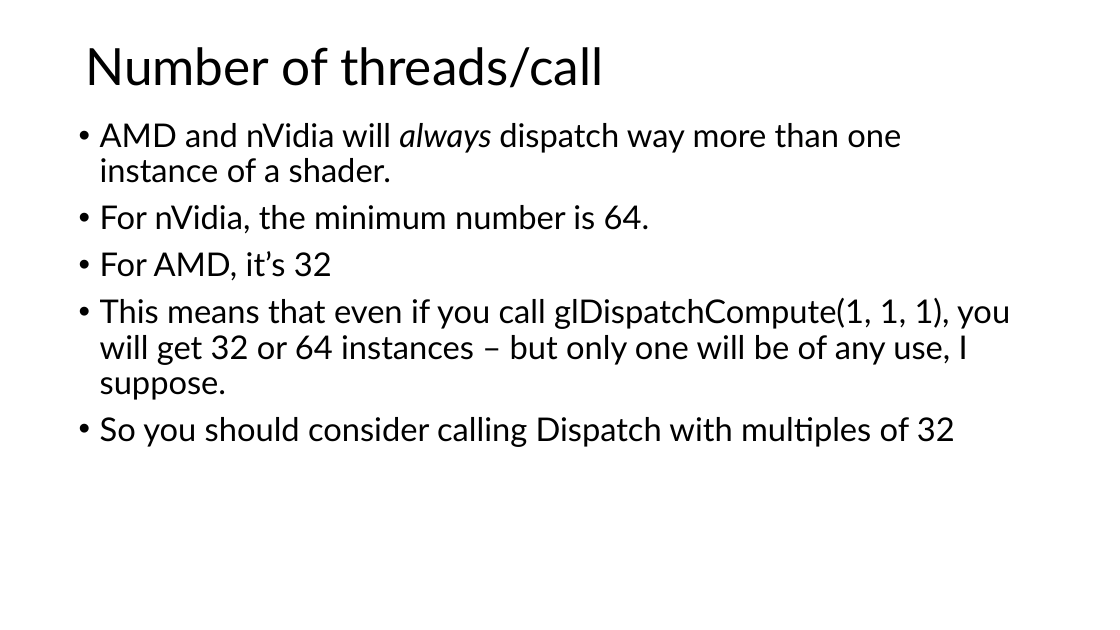
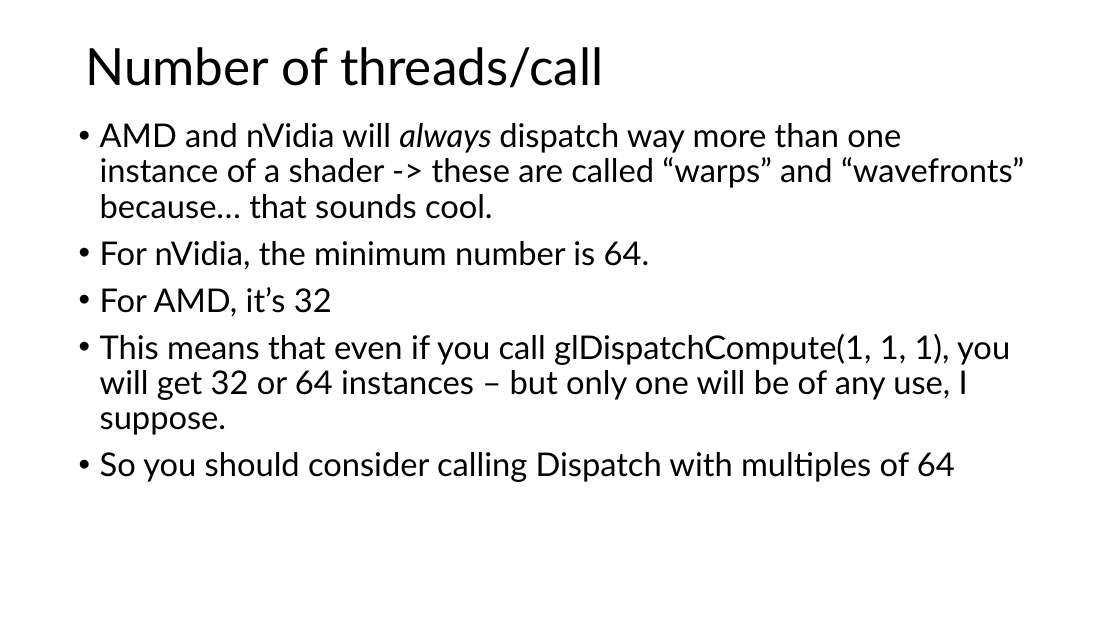
Before and after one commit to FeeneyCodes/GDP202324, a slide deck: slide 14 of 6023_Gems/D2D/W10_Compute (GPGPU)/GPGPU (OpenGL Compute) part 1.pptx. Drawn at 1120x630 pixels with LibreOffice and Linux fonts; fonts in the diff are those of the drawing. Boxes give left, top, right and bottom in pixels: in the first picture for what was removed or moved away, otherwise in the second. Text is boxed around its words. In the diff, an @@ line names an element or a change of style, - is before the commit and + after.

```diff
--- a/6023_Gems/D2D/W10_Compute (GPGPU)/GPGPU (OpenGL Compute) part 1.pptx
+++ b/6023_Gems/D2D/W10_Compute (GPGPU)/GPGPU (OpenGL Compute) part 1.pptx
@@ text at (100, 123, 1024, 219): text changed @@
-• AMD and nVidia will always dispatch way more than one instance of a shader.
+• AMD and nVidia will always dispatch way more than one instance of a shader -> these are called “warps” and “wavefronts” because… that sounds cool.
@@ text at (100, 452, 955, 482): text changed @@
-• So you should consider calling Dispatch with multiples of 32
+• So you should consider calling Dispatch with multiples of 64
```
Also in this commit, not shown: 3 other slides changed, 7 slides added, 14 other files.
